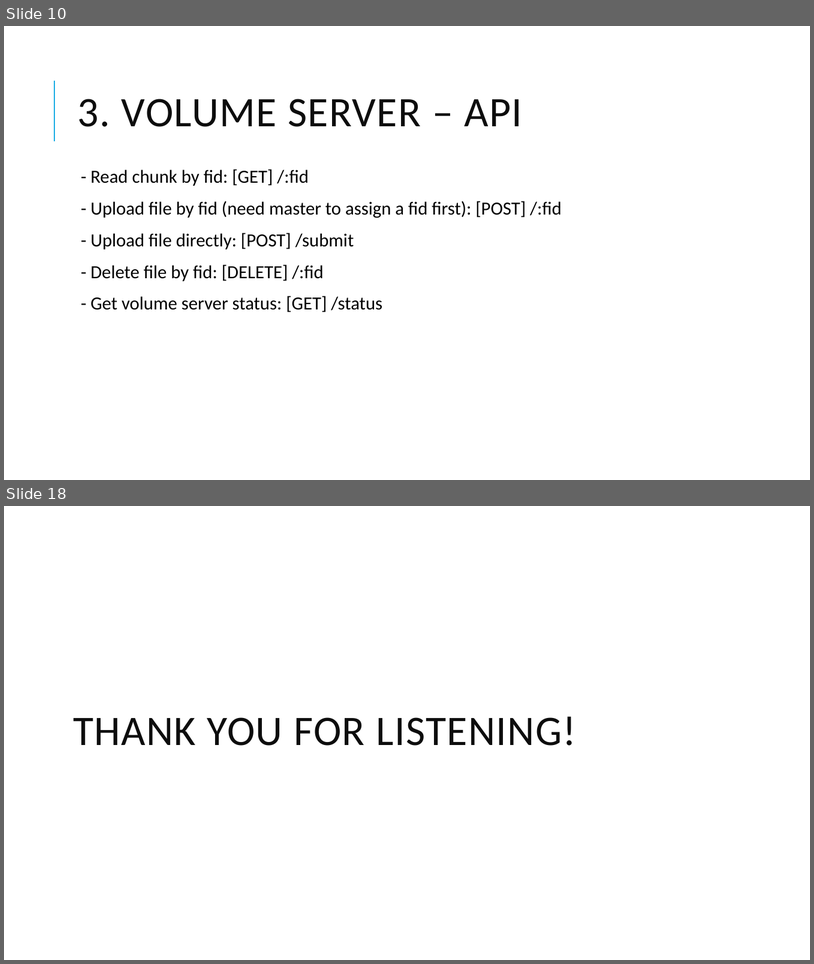
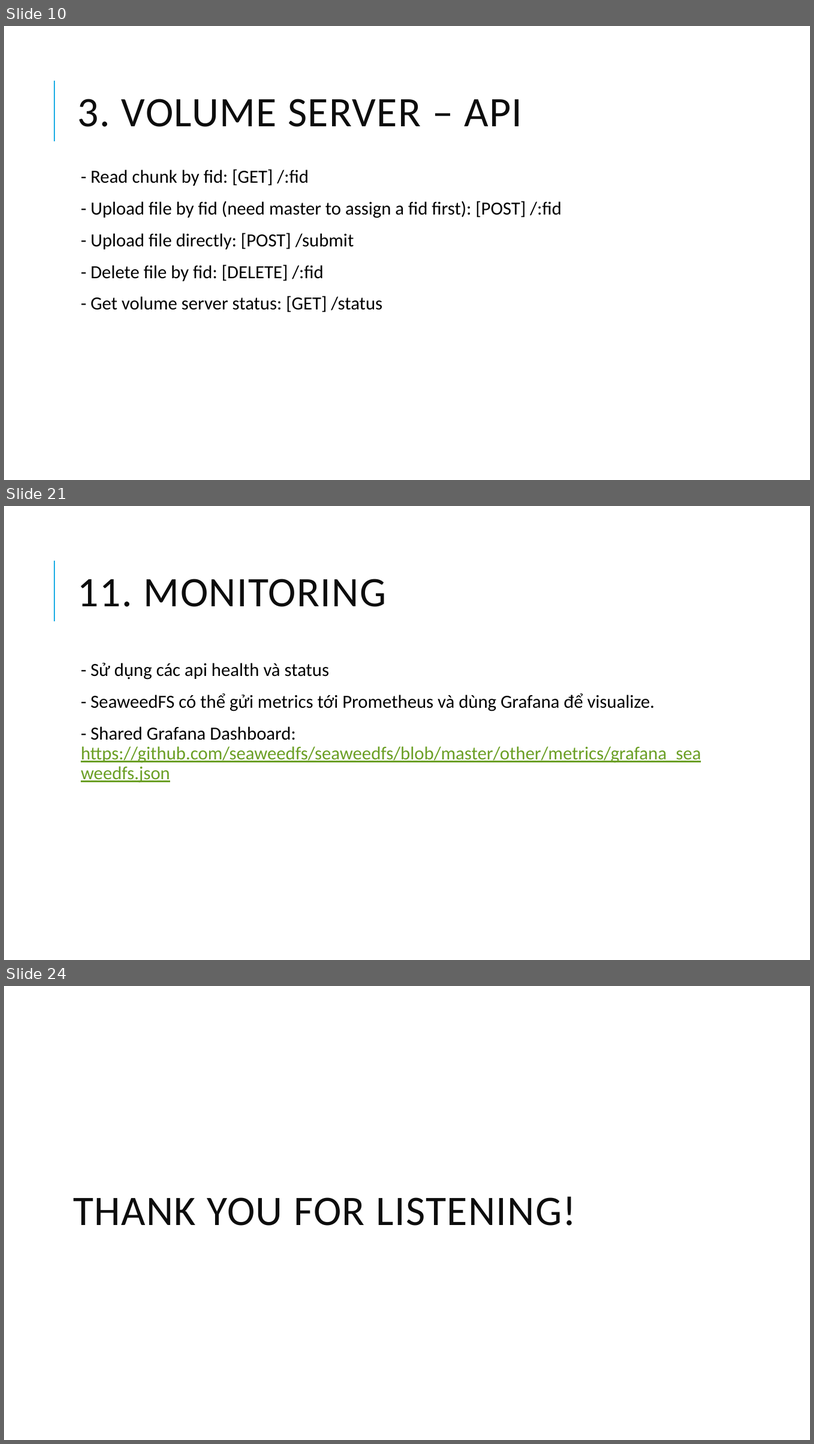
Before and after one commit to chi-org/seaweedfs-test, a slide deck: SeaweedFS_2.pptx. Shown one above the other, each under a label of ours: slides 10 and 18 before the commit, slides 10, 21 and 24 after it; the slides between them are not shown. The pictures are 814x964 and 814x1444 pixels, drawn with LibreOffice and Linux fonts; fonts in the diff are those of the drawing. Boxes give left, top, right and bottom in pixels: in the first picture for what was removed or moved away, otherwise in the second. Text is boxed around its words. In the diff, an @@ line names an element or a change of style, - is before the commit and + after.

```diff
--- a/SeaweedFS_2.pptx
+++ b/SeaweedFS_2.pptx
@@ slide 21 added at <box>4,506,810,960</box>, background #FFFFFF; not listed: 1 template element that a slide beside it also shows @@
@@ title added at <box>78,579,387,607</box>, 50 pt, text #0D0D0D @@
+11. MONITORING
@@ text added at <box>81,663,701,783</box>, 22 pt, text #000000 @@
+  - Sử dụng các api health và status
+  - SeaweedFS có thể gửi metrics tới Prometheus và dùng Grafana để visualize.
+  - Shared Grafana Dashboard: https://github.com/seaweedfs/seaweedfs/blob/master/other/metrics/grafana_seaweedfs.json
@@ what was slide 18 is now slide 24 @@
```
Also in this commit, not shown: 6 slides changed, 8 other slides added, 3 slides removed, 1 other file.
